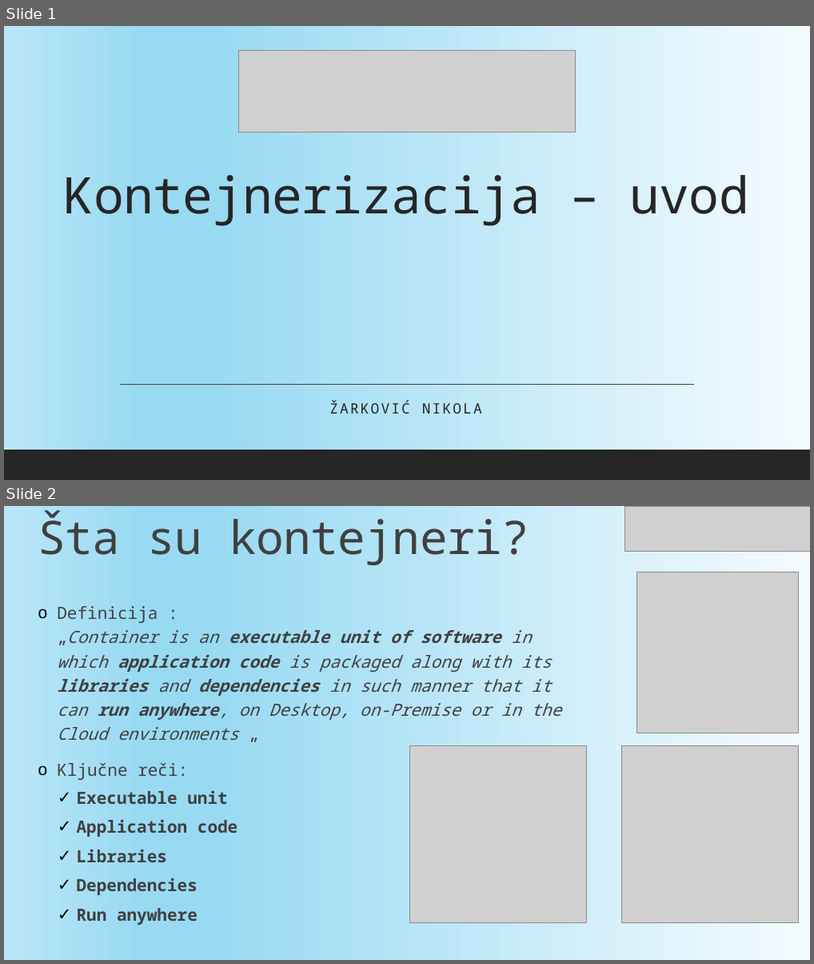
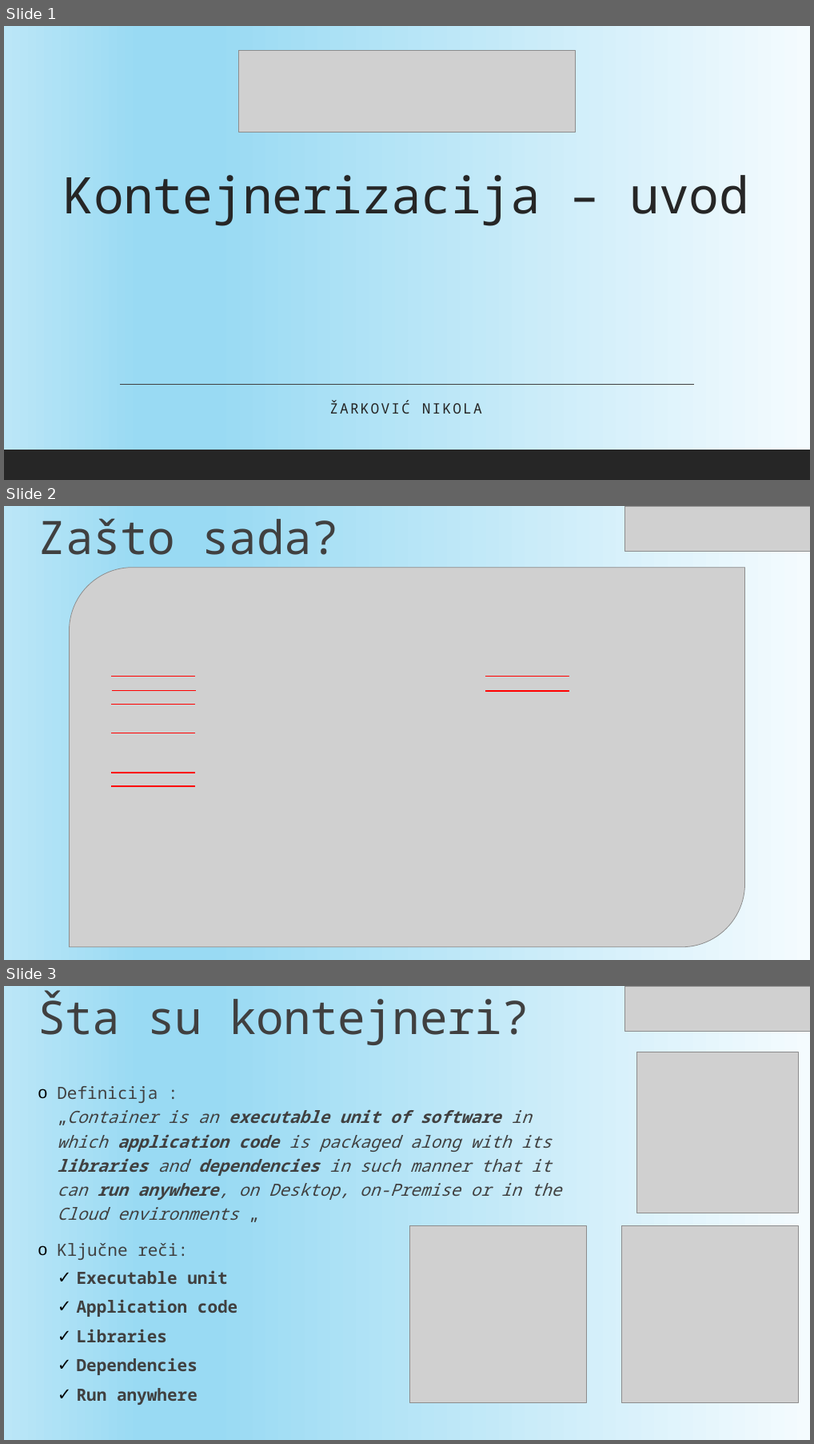
Before and after one commit to dichtung/Kontejnerizacija---Ibis-Obuka, a slide deck: 1 - Uvod u kontejnere/Predavanje #1 - Uvod.pptx. Shown one above the other, each under a label of ours: slides 1 and 2 before the commit, slides 1, 2 and 3 after it. The pictures are 814x964 and 814x1444 pixels, drawn with LibreOffice and Linux fonts; fonts in the diff are those of the drawing; grey boxes stand for pictures. Boxes give left, top, right and bottom in pixels: in the first picture for what was removed or moved away, otherwise in the second. Text is boxed around its words. In the diff, an @@ line names an element or a change of style, - is before the commit and + after.

Commit message:
Update Predavanje #1 - Uvod.pptx
New presentation slide

```diff
--- a/1 - Uvod u kontejnere/Predavanje #1 - Uvod.pptx
+++ b/1 - Uvod u kontejnere/Predavanje #1 - Uvod.pptx
@@ slide 2 added at bbox=[4, 506, 810, 960], background gradient #F4FBFE to #99DAF3 to #BBE6F7 @@
@@ title added at bbox=[38, 519, 339, 555], 55 pt, text #404040 @@
+Zašto sada?
@@ picture added at bbox=[626, 506, 810, 551] @@
@@ picture added at bbox=[70, 567, 746, 947] @@
@@ line added from (111, 676) to (196, 676), #FF0000 1.5 pt @@
@@ line added from (112, 691) to (196, 691), #FF0000 1.5 pt @@
@@ line added from (486, 676) to (570, 676), #FF0000 1.5 pt @@
@@ line added from (486, 691) to (570, 691), #FF0000 1.5 pt @@
@@ line added from (111, 704) to (196, 704), #FF0000 1.5 pt @@
@@ line added from (111, 733) to (196, 733), #FF0000 1.5 pt @@
@@ line added from (111, 772) to (196, 772), #FF0000 1.5 pt @@
@@ line added from (111, 786) to (196, 786), #FF0000 1.5 pt @@
@@ what was slide 2 is now slide 3 @@
```
